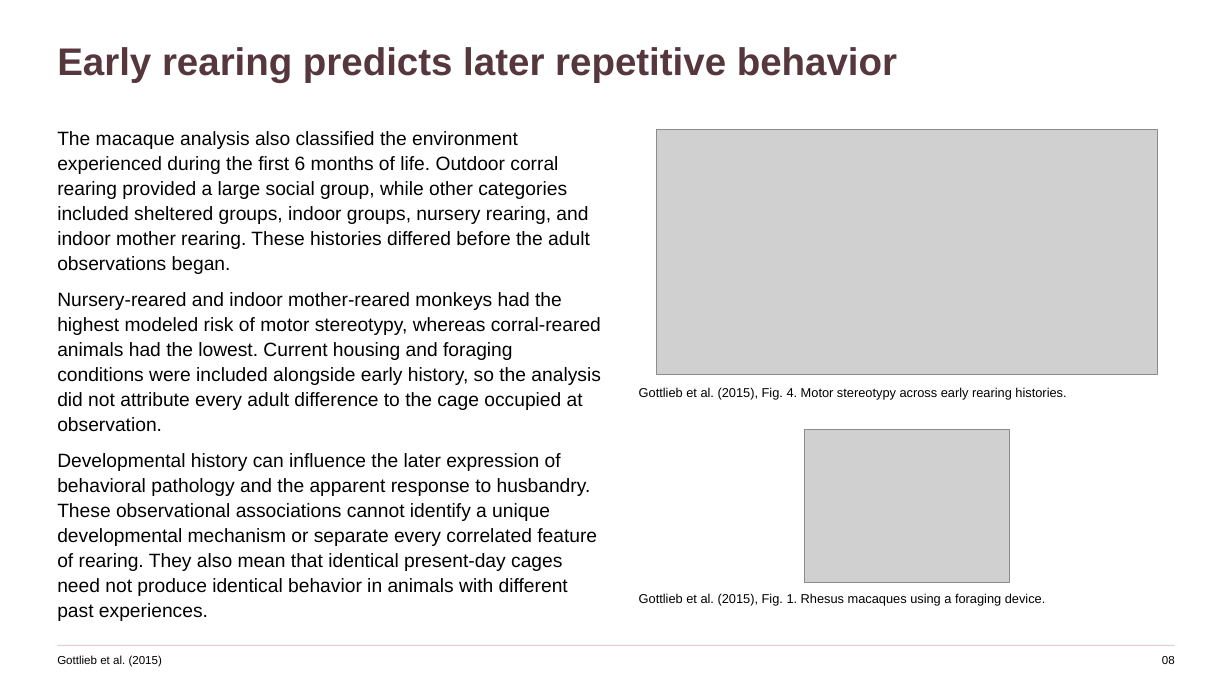
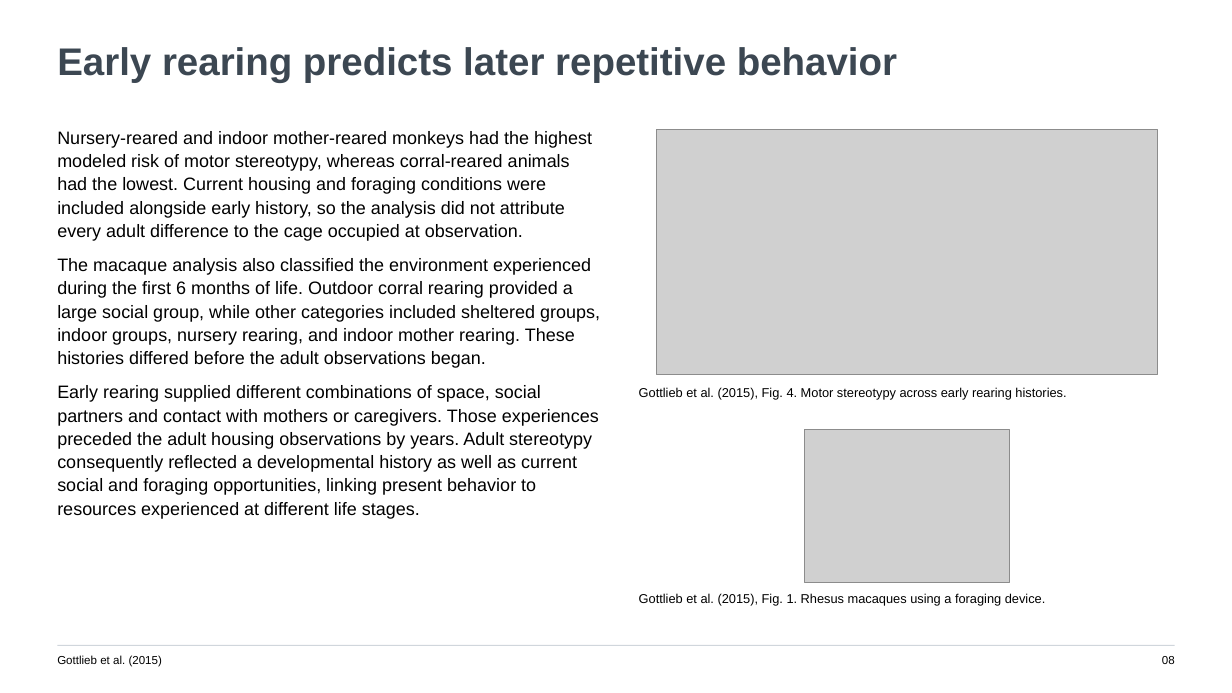
Before and after one commit to jordanxxlopez/NEUROETHOLOGY, a slide deck: slide 8 of lectures/L53/Neuroethology_Lecture53_FA2026.pptx. Drawn at 1232x693 pixels with LibreOffice and Linux fonts; fonts in the diff are those of the drawing; grey boxes stand for pictures. Boxes give left, top, right and bottom in pixels: in the first picture for what was removed or moved away, otherwise in the second. Text is boxed around its words. In the diff, an @@ line names an element or a change of style, - is before the commit and + after.

Commit message:
Revise Lecture 53 with teaching-focused paragraphs and new theme

```diff
--- a/lectures/L53/Neuroethology_Lecture53_FA2026.pptx
+++ b/lectures/L53/Neuroethology_Lecture53_FA2026.pptx
@@ text "Early rearing predicts later repetitive ..." at (57,47,897,83): text colour #56373E to #3C4752 @@
@@ text at (57,131,592,241): paragraph added @@
+Nursery-reared and indoor mother-reared monkeys had the highest modeled risk of motor stereotypy, whereas corral-reared animals had the lowest. Current housing and foraging conditions were included alongside early history, so the analysis did not attribute every adult difference to the cage occupied at observation.
@@ text at (57,258,600,368): size 15 to 14 pt in "The macaque analysis also classified the environment ..." @@
@@ text at (57,385,599,519): text changed; size 15 to 14 pt @@
-Nursery-reared and indoor mother-reared monkeys had the highest modeled risk of motor stereotypy, whereas corral-reared animals had the lowest. Current housing and foraging conditions were included alongside early history, so the analysis did not attribute every adult difference to the cage occupied at observation.
-Developmental history can influence the later expression of behavioral pathology and the apparent response to husbandry. These observational associations cannot identify a unique developmental mechanism or separate every correlated feature of rearing. They also mean that identical present-day cages need not produce identical behavior in animals with different past experiences.
+Early rearing supplied different combinations of space, social partners and contact with mothers or caregivers. Those experiences preceded the adult housing observations by years. Adult stereotypy consequently reflected a developmental history as well as current social and foraging opportunities, linking present behavior to resources experienced at different life stages.
@@ rectangle at (57,645,1175,646): fill #DFCDD2 to #D0D6DC @@
```
Also in this commit, not shown: 45 other slides changed, 7 other files.
